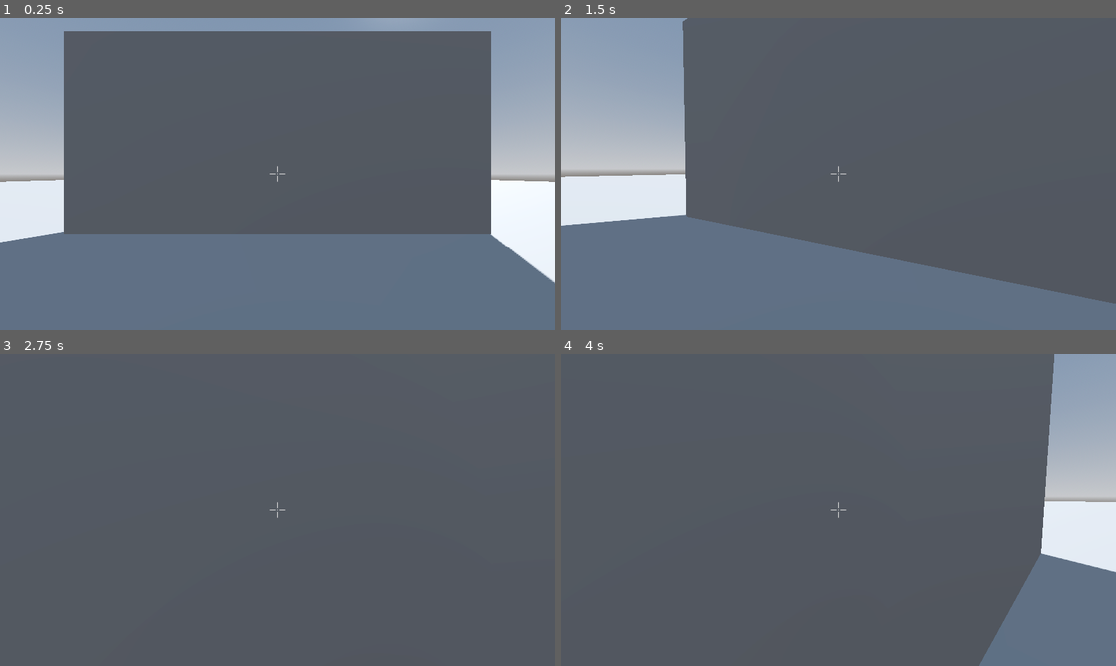
Above: before the commit, frames 1-4 (two rows, left to right).
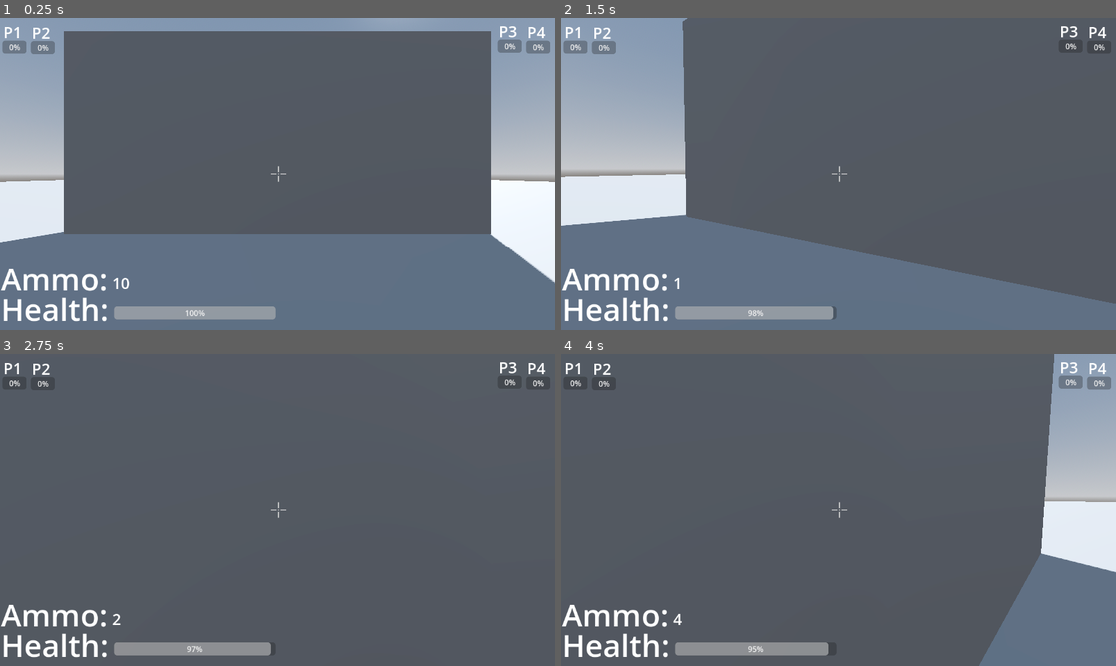
Above: after the commit, the same moments.

Repository: agmui/BTD_FPS
Game: Godot game, scene res://Main.tscn
Two runs of this game, one before a commit and one after it. Both use one fixed random seed, a clock stepped at 60 frames per second and the inputs below.
Inputs (mouse positions are in pixels of both pictures, inside the frame that each line leads up to):
- Up to frame 1 (0.25 s): no input
- Up to frame 2 (1.5 s): move the mouse to (866, 174) at 0.52 s; hold W (move_forward) from 0.53 s (still down); tap Space (jump) at 0.77 s; move the mouse to (810, 174) at 1.27 s
- Up to frame 3 (2.75 s): keep holding W (move_forward); tap Space (jump) at 1.52 s; move the mouse to (288, 503) at 2.02 s
- Up to frame 4 (4 s): keep holding W (move_forward); tap Enter at 2.75 s; move the mouse to (832, 516) at 2.77 s; tap Space (jump) at 3.02, 3.5, 3.77 s; move the mouse to (877, 513) at 3.52 s

The runs differ from the first frame. In frame 1, 3.2% of the frame differs, in the area x 0-100%, y 2-98%; in frame 2, 2.9%; in frame 3, 2.6%; in frame 4, 2.9%.

Commit message:
hud + pause

Diff:
--- a/HUD.tscn
+++ b/HUD.tscn
@@ -1,17 +1,175 @@
-[gd_scene load_steps=2 format=3 uid="uid://bit65w4tq6skv"]
+[gd_scene load_steps=3 format=3 uid="uid://bit65w4tq6skv"]
 
+[ext_resource type="Script" path="res://health_bar.gd" id="1_7xddj"]
 [ext_resource type="Texture2D" uid="uid://bow7r25h4b1qd" path="res://crosshair.png" id="1_ujaik"]
 
-[node name="Crosshair" type="TextureRect"]
+[node name="Control" type="Control"]
+layout_mode = 3
+anchors_preset = 15
+anchor_right = 1.0
+anchor_bottom = 1.0
+offset_left = 2.0
+offset_right = 2.0
+grow_horizontal = 2
+grow_vertical = 2
+mouse_filter = 2
+script = ExtResource("1_7xddj")
+
+[node name="Crosshair" type="TextureRect" parent="."]
+layout_mode = 1
 anchors_preset = 8
 anchor_left = 0.5
 anchor_top = 0.5
 anchor_right = 0.5
 anchor_bottom = 0.5
-offset_left = -20.0
-offset_top = -20.0
-offset_right = 20.0
-offset_bottom = 20.0
+offset_left = -32.0
+offset_top = -32.0
+offset_right = 32.0
+offset_bottom = 32.0
 grow_horizontal = 2
 grow_vertical = 2
 texture = ExtResource("1_ujaik")
+
+[node name="Label" type="Label" parent="."]
+layout_mode = 1
+anchors_preset = 2
+anchor_top = 1.0
+anchor_bottom = 1.0
+offset_top = -88.0
+offset_right = 240.0
+grow_vertical = 0
+theme_override_font_sizes/font_size = 64
+text = "Health: "
+
+[node name="Label3" type="Label" parent="."]
+layout_mode = 1
+anchors_preset = 2
+anchor_top = 1.0
+anchor_bottom = 1.0
+offset_top = -151.0
+offset_right = 240.0
+offset_bottom = -63.0
+grow_vertical = 0
+theme_override_font_sizes/font_size = 64
+text = "Ammo: "
+
+[node name="ProgressBar" type="ProgressBar" parent="."]
+layout_mode = 1
+offset_left = 235.0
+offset_top = 599.0
+offset_right = 570.0
+offset_bottom = 626.0
+value = 100.0
+
+[node name="AmmoLabel" type="Label" parent="."]
+layout_mode = 1
+offset_left = 231.0
+offset_top = 528.0
+offset_right = 271.0
+offset_bottom = 573.0
+theme_override_font_sizes/font_size = 32
+text = "10"
+
+[node name="Control" type="Control" parent="."]
+layout_mode = 2
+anchors_preset = 0
+offset_left = -3.0
+offset_right = 57.0
+offset_bottom = 101.0
+
+[node name="Label" type="Label" parent="Control"]
+layout_mode = 2
+offset_left = 8.0
+offset_top = 7.0
+offset_right = 46.0
+offset_bottom = 52.0
+theme_override_font_sizes/font_size = 32
+text = "P1"
+
+[node name="ProgressBar" type="ProgressBar" parent="Control"]
+layout_mode = 0
+offset_left = 6.0
+offset_top = 47.0
+offset_right = 56.0
+offset_bottom = 74.0
+
+[node name="Control4" type="Control" parent="."]
+layout_mode = 2
+anchors_preset = 0
+offset_left = 1084.0
+offset_right = 1146.0
+offset_bottom = 101.0
+
+[node name="Label" type="Label" parent="Control4"]
+layout_mode = 2
+offset_left = 8.0
+offset_top = 7.0
+offset_right = 46.0
+offset_bottom = 52.0
+theme_override_font_sizes/font_size = 32
+text = "P4"
+
+[node name="ProgressBar" type="ProgressBar" parent="Control4"]
+layout_mode = 0
+offset_left = 6.0
+offset_top = 47.0
+offset_right = 56.0
+offset_bottom = 74.0
+
+[node name="Control3" type="Control" parent="."]
+layout_mode = 2
+anchors_preset = 0
+offset_left = 1025.0
+offset_top = -2.0
+offset_right = 1089.0
+offset_bottom = 99.0
+
+[node name="Label" type="Label" parent="Control3"]
+layout_mode = 2
+offset_left = 8.0
+offset_top = 7.0
+offset_right = 46.0
+offset_bottom = 52.0
+theme_override_font_sizes/font_size = 32
+text = "P3"
+
+[node name="ProgressBar" type="ProgressBar" parent="Control3"]
+layout_mode = 0
+offset_left = 6.0
+offset_top = 47.0
+offset_right = 56.0
+offset_bottom = 74.0
+
+[node name="Control2" type="Control" parent="."]
+layout_mode = 2
+anchors_preset = 0
+offset_left = 56.0
+offset_top = 1.0
+offset_right = 115.0
+offset_bottom = 89.0
+
+[node name="Label" type="Label" parent="Control2"]
+layout_mode = 2
+offset_left = 8.0
+offset_top = 7.0
+offset_right = 46.0
+offset_bottom = 52.0
+theme_override_font_sizes/font_size = 32
+text = "P2"
+
+[node name="ProgressBar" type="ProgressBar" parent="Control2"]
+layout_mode = 0
+offset_left = 6.0
+offset_top = 47.0
+offset_right = 56.0
+offset_bottom = 74.0
+
+[node name="Clock" type="Label" parent="."]
+layout_mode = 1
+anchors_preset = 5
+anchor_left = 0.5
+anchor_right = 0.5
+offset_left = -20.0
+offset_right = 20.0
+offset_bottom = 23.0
+grow_horizontal = 2
--- a/Main.tscn
+++ b/Main.tscn
@@ -1,7 +1,6 @@
-[gd_scene load_steps=10 format=3 uid="uid://bsb584mj3uyne"]
+[gd_scene load_steps=9 format=3 uid="uid://bsb584mj3uyne"]
 
 [ext_resource type="PackedScene" uid="uid://rwar35y3rexj" path="res://Player.tscn" id="1_qvl3j"]
-[ext_resource type="PackedScene" uid="uid://bit65w4tq6skv" path="res://HUD.tscn" id="2_c7dpn"]
 
 [sub_resource type="ProceduralSkyMaterial" id="ProceduralSkyMaterial_c5etm"]
 sky_horizon_color = Color(0.64625, 0.65575, 0.67075, 1)
@@ -56,5 +55,3 @@
 [node name="DirectionalLight3D" type="DirectionalLight3D" parent="."]
 transform = Transform3D(0.852293, -0.324227, 0.410454, -0.523064, -0.528304, 0.668804, 0, -0.784711, -0.619861, 0, 20, 0)
 shadow_enabled = true
-
-[node name="TextureRect2" parent="." instance=ExtResource("2_c7dpn")]
--- a/Player.tscn
+++ b/Player.tscn
@@ -1,6 +1,8 @@
-[gd_scene load_steps=5 format=3 uid="uid://rwar35y3rexj"]
+[gd_scene load_steps=7 format=3 uid="uid://rwar35y3rexj"]
 
 [ext_resource type="Script" path="res://player.gd" id="1_hnfhq"]
+[ext_resource type="PackedScene" uid="uid://bit65w4tq6skv" path="res://HUD.tscn" id="2_1kxma"]
+[ext_resource type="PackedScene" uid="uid://is5o40epns4c" path="res://pause_menu.tscn" id="3_rft7n"]
 
 [sub_resource type="CapsuleShape3D" id="CapsuleShape3D_ob5dg"]
 
@@ -27,3 +29,8 @@
 transform = Transform3D(1, 0, 0, 0, 1, 0, 0, 0, 1, 0, 0.6, 0)
 
 [node name="Camera3D" type="Camera3D" parent="Node3D"]
+
+[node name="Control" parent="Node3D/Camera3D" instance=ExtResource("2_1kxma")]
+
+[node name="PauseMenu" parent="Node3D/Camera3D" instance=ExtResource("3_rft7n")]
+visible = false
--- /dev/null
+++ b/health_bar.gd
@@ -0,0 +1,22 @@
+extends Control
+
+func _ready():
+	pass
+
+func update_health(amount: int):
+	$ProgressBar.value -= amount
+
+func update_ammo(amount: int):
+	$AmmoLabel.text = str(amount)
+
+func update_health_p1(amount: int):
+	$Control/ProgressBar.value -= amount
+
+func update_health_p2(amount: int):
+	$Control2/ProgressBar.value -= amount
+
+func update_health_p3(amount: int):
+	$Control3/ProgressBar.value -= amount
+
+func update_health_p4(amount: int):
+	$Control4/ProgressBar.value -= amount
--- a/hud.gd
+++ /dev/null
@@ -1 +0,0 @@
-extends Control
--- /dev/null
+++ b/pause_menu.tscn
@@ -0,0 +1,39 @@
+[gd_scene format=3 uid="uid://is5o40epns4c"]
+
+[node name="PauseMenu" type="Control"]
+layout_mode = 3
+anchors_preset = 15
+anchor_right = 1.0
+anchor_bottom = 1.0
+grow_horizontal = 2
+grow_vertical = 2
+
+[node name="VBoxContainer" type="VBoxContainer" parent="."]
+layout_mode = 1
+anchors_preset = 8
+anchor_left = 0.5
+anchor_top = 0.5
+anchor_right = 0.5
+anchor_bottom = 0.5
+offset_left = -157.0
+offset_top = -68.0
+offset_right = 163.0
+offset_bottom = 68.0
+grow_horizontal = 2
+grow_vertical = 2
+
+[node name="ResumeButton" type="Button" parent="VBoxContainer"]
+layout_mode = 2
+text = "Resume"
+
+[node name="OptionsButton" type="Button" parent="VBoxContainer"]
+layout_mode = 2
+text = "Options"
+
+[node name="ControlsButton" type="Button" parent="VBoxContainer"]
+layout_mode = 2
+text = "Controls"
+
+[node name="QuitButton" type="Button" parent="VBoxContainer"]
+layout_mode = 2
+text = "Quit"
--- a/player.gd
+++ b/player.gd
@@ -1,5 +1,6 @@
 extends CharacterBody3D
 
+signal health_changed
 
 const SPEED = 5.0
 const JUMP_VELOCITY = 4.5
@@ -8,6 +9,11 @@
 @export var TILT_LOWER_LIMIT := deg_to_rad(-90.0)
 @export var TILT_UPPER_LIMIT := deg_to_rad(90.0)
 @export var CAMERA_CONTROLLER: Camera3D
+
+@export var health = 100
+@export var ammo = 0
+
+@onready var hud = $Node3D/Camera3D/Control
 
 var _mouse_input: bool = false
 var _mouse_rotation: Vector3
@@ -18,7 +24,12 @@
 
 func _input(event: InputEvent) -> void:
 	if event.is_action_pressed("pause"):
-		get_tree().quit()
+		if $Node3D/Camera3D/PauseMenu.visible:
+			$Node3D/Camera3D/PauseMenu.hide()
+			Input.mouse_mode = Input.MOUSE_MODE_CAPTURED
+		else:
+			$Node3D/Camera3D/PauseMenu.show()
+			Input.mouse_mode = Input.MOUSE_MODE_VISIBLE
 
 func _ready() -> void:
 	Input.mouse_mode = Input.MOUSE_MODE_CAPTURED
@@ -26,6 +37,9 @@
 func _unhandled_input(event: InputEvent) -> void:
 	_mouse_input = event is InputEventMouseMotion and Input.get_mouse_mode() == Input.MOUSE_MODE_CAPTURED
 	if _mouse_input:
+		hud.update_health(1)
+		hud.update_ammo(ammo)
+		ammo += 1
 		_rotation_input = -event.relative.x * MOUSE_SENSITIVITY
 		_tilt_input = -event.relative.y * MOUSE_SENSITIVITY
 
